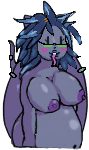
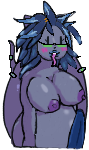
Revision of a layered 89px x 150px image; what changed, layer by layer:
added layer "futa" above "trreatment" over box(66, 108, 86, 149)
